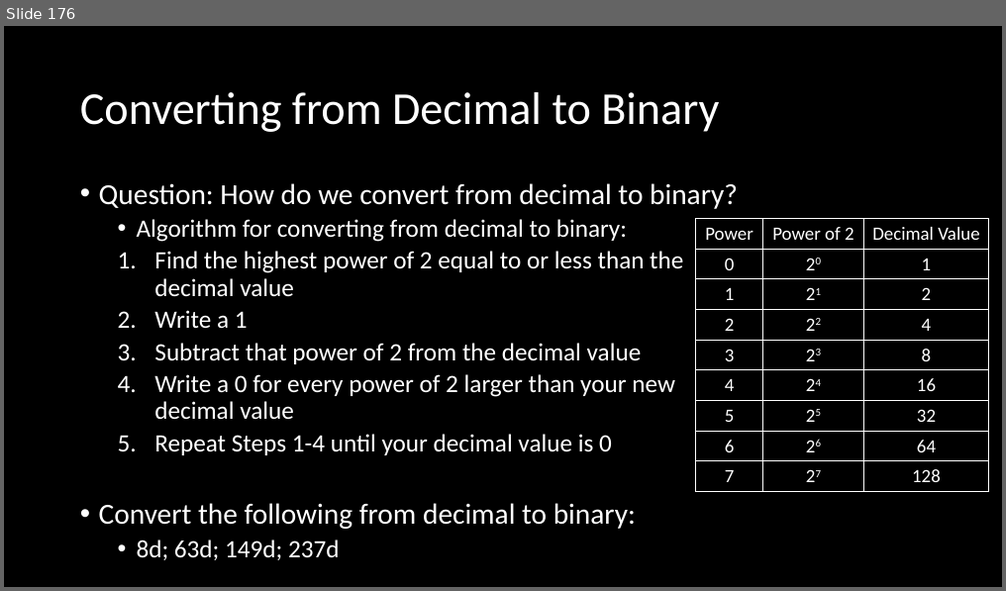
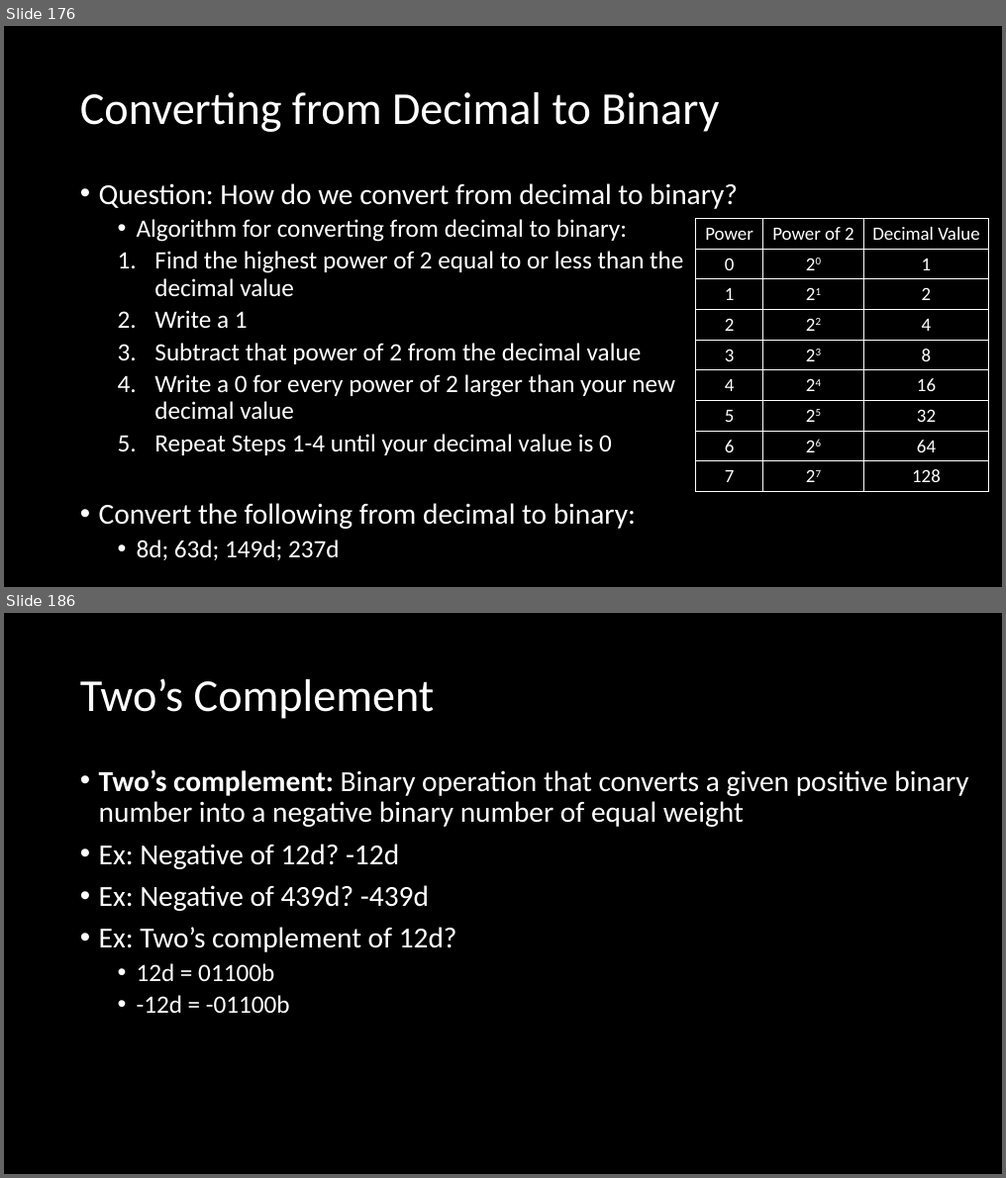
Before and after one commit to MrJoshGross/Course-Curricular-Material, a slide deck: wip/Lecture 3 - Representing Numbers in Binary.pptx. Shown one above the other, each under a label of ours: slide 176 before the commit, slides 176 and 186 after it; the slides between them are not shown. The pictures are 1006x591 and 1006x1178 pixels, drawn with LibreOffice and Linux fonts; fonts in the diff are those of the drawing. Boxes give left, top, right and bottom in pixels: in the first picture for what was removed or moved away, otherwise in the second. Text is boxed around its words. In the diff, an @@ line names an element or a change of style, - is before the commit and + after.

Commit message:
Update Lecture 3 - Representing Numbers in Binary.pptx
added 2's complement section

```diff
--- a/wip/Lecture 3 - Representing Numbers in Binary.pptx
+++ b/wip/Lecture 3 - Representing Numbers in Binary.pptx
@@ slide 186 added at bbox=[4, 613, 1002, 1174], background #000000 @@
@@ title added at bbox=[80, 678, 435, 719], 44 pt, text #FFFFFF @@
+Two’s Complement
@@ text added at bbox=[99, 769, 968, 1013], 28 pt, text #FFFFFF @@
+• Two’s complement: Binary operation that converts a given positive binary number into a negative binary number of equal weight
+• Ex: Negative of 12d? -12d
+• Ex: Negative of 439d? -439d
+• Ex: Two’s complement of 12d?
+  • 12d = 01100b
+  • -12d = -01100b
```
Also in this commit, not shown: 29 other slides added.
